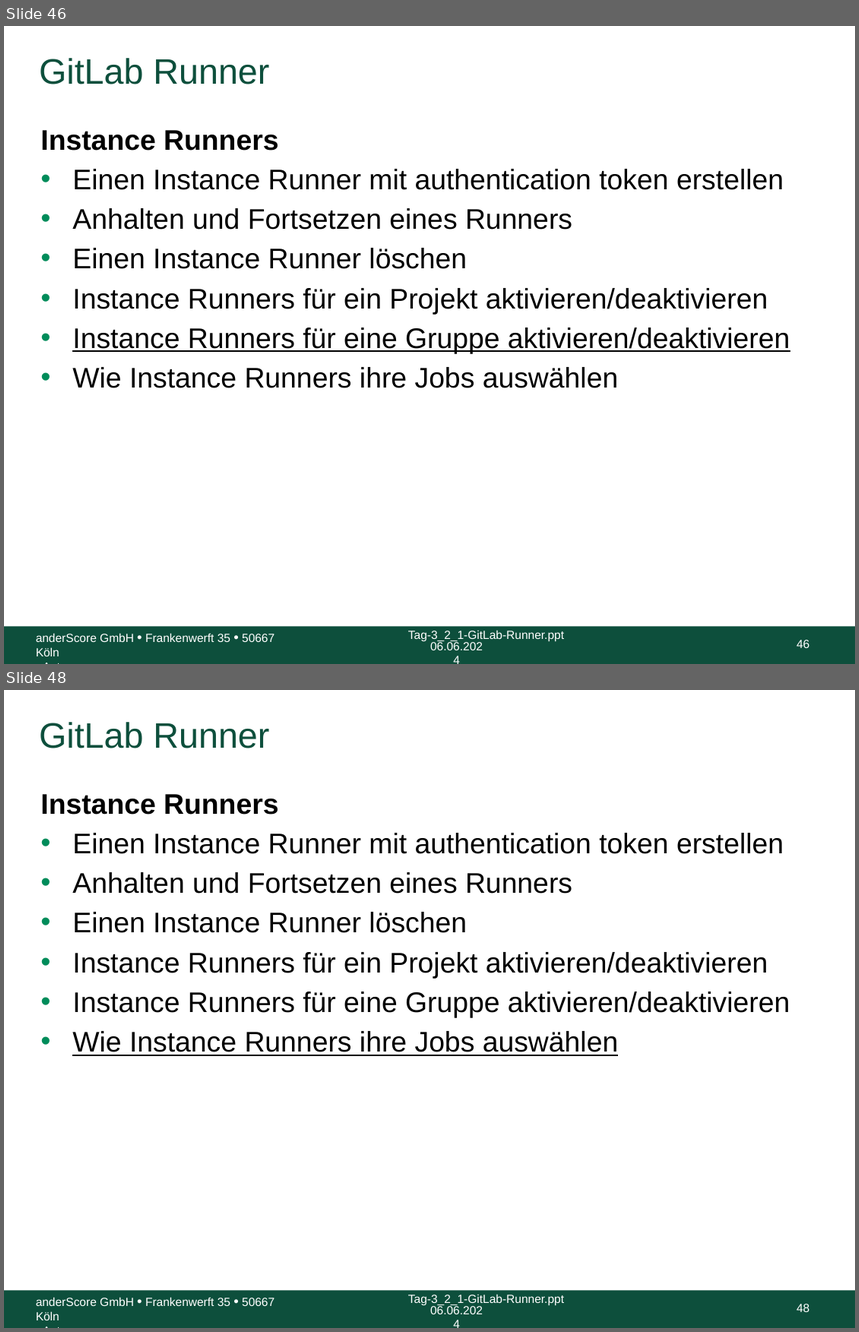
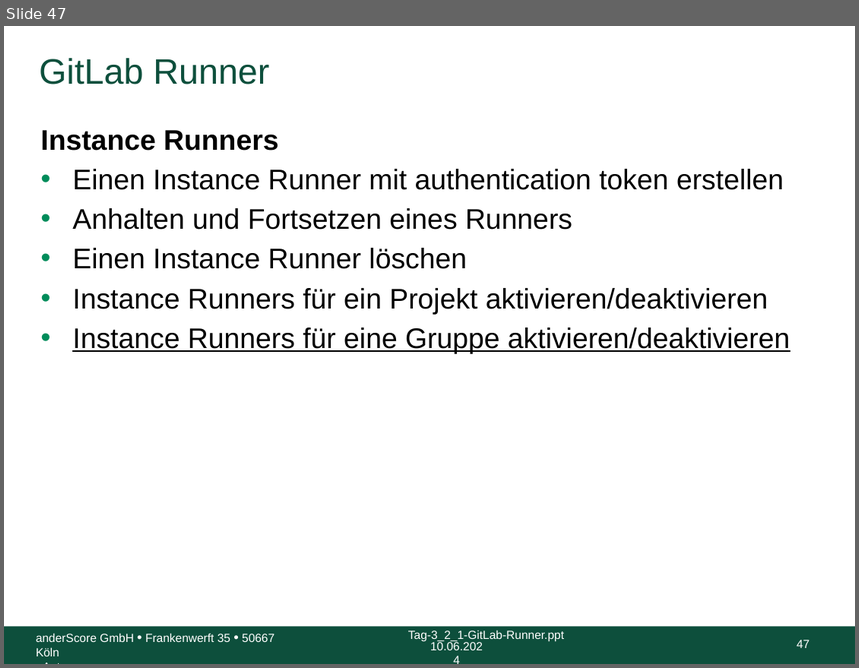
Before and after one commit to anderscore-gmbh/gitlab, a slide deck: slides/Tag-2_3-GitLab-Runner.pptx. Shown one above the other, each under a label of ours: slides 46 and 48 before the commit, slide 47 after it; the slides between them are not shown. The pictures are 859x1332 and 859x668 pixels, drawn with LibreOffice and Linux fonts; fonts in the diff are those of the drawing; background and template pictures are left out. Boxes give left, top, right and bottom in pixels: in the first picture for what was removed or moved away, otherwise in the second. Text is boxed around its words. In the diff, an @@ line names an element or a change of style, - is before the commit and + after.

Commit message:
Fix typo, Übungungsaufgaben ausformuliert

```diff
--- a/slides/Tag-2_3-GitLab-Runner.pptx
+++ b/slides/Tag-2_3-GitLab-Runner.pptx
@@ slide 48 removed at [4, 690, 855, 1328], background #FFFFFF; not listed: 5 template elements that a slide beside it also shows @@
@@ title removed at [39, 722, 269, 749] @@
-GitLab Runner
@@ text removed at [40, 794, 790, 1056] @@
-Instance Runners
-• Einen Instance Runner mit authentication token erstellen
-• Anhalten und Fortsetzen eines Runners
-• Einen Instance Runner löschen
-• Instance Runners für ein Projekt aktivieren/deaktivieren
-• Instance Runners für eine Gruppe aktivieren/deaktivieren
-• Wie Instance Runners ihre Jobs auswählen
@@ what was slide 46 is now slide 47 @@
@@ slide 47 changed as well @@
@@ text at [72, 367, 619, 389]: paragraph removed @@
-• Wie Instance Runners ihre Jobs auswählen
@@ text at [430, 641, 483, 651]: text changed @@
-06.06.2024
+10.06.2024
@@ page number at [797, 640, 810, 648]: text changed @@
-46
+47
```
Also in this commit, not shown: 95 other slides changed, 3 slides added, 2 other slides removed.
